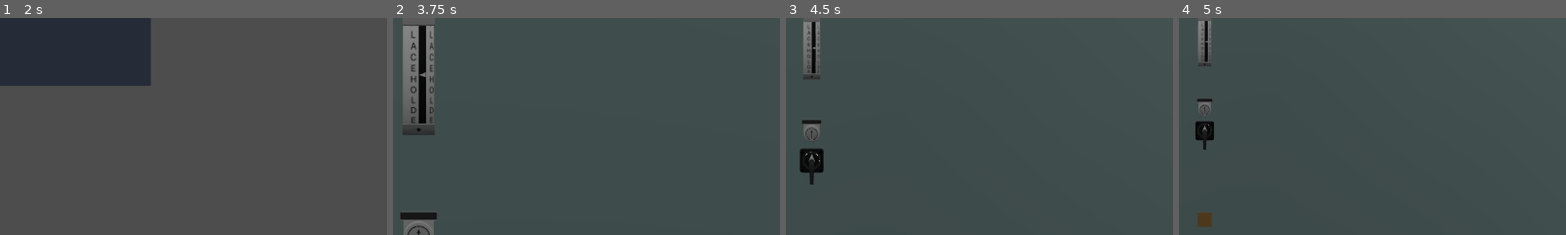
Above: before the commit, frames 1-4 (left to right).
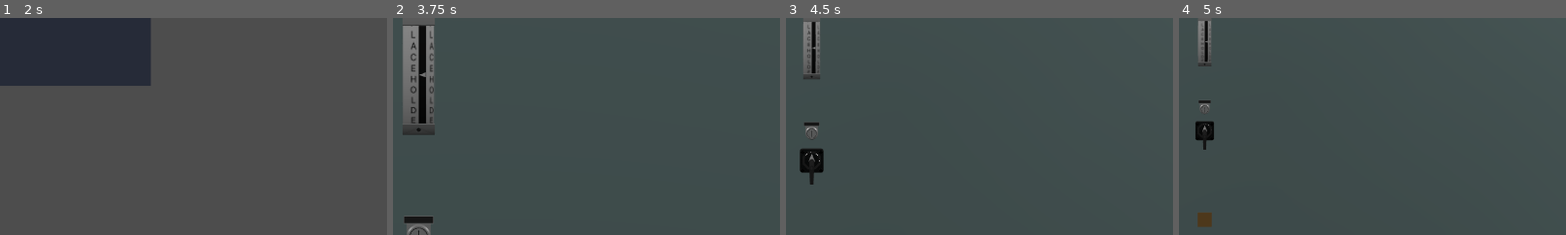
Above: after the commit, the same moments.

Repository: OpenLWR/OpenLWR
Game: Godot game, scene res://lobby.tscn
The game is run twice, just before and just after one commit, with the same random seed, the same clock (stepped at 60 frames per second) and the same inputs.
Inputs (mouse positions are % of the whole screen's width and height, from its top left):
- Up to frame 1 (2 s): click (33, 9) at 0.52 s; type "Alex" at 0.6 s; click (33, 20) at 0.75 s; type "Alex" at 0.83 s; click "Dev Test" at 1.25 s
- Up to frame 2 (3.75 s): click "Join that one thing" at 2 s; click "Continue" at 2.75 s; tap Enter at 3.5 s; move the mouse to (45, 70) at 3.52 s; hold W (move_up) from 3.53 s (still down); hold E (zoom) from 3.53 s (still down); click (45, 70) at 3.67 s
- Up to frame 3 (4.5 s): keep holding W (move_up); tap Space at 4.25 s; move the mouse to (80, 65) at 4.27 s; release E (zoom) at 4.28 s; tap E (zoom) at 4.35 s
- Up to frame 4 (5 s): keep holding W (move_up)
The pictures show only the part of the screen within x 47-97%, y 50-100%; the shares and areas given below are measured in that part.

Frame 1 is identical in both runs. In frame 2, 0.5% of the frame differs, in the area x 2-12%, y 89-100%; in frame 3, 0.2%; in frame 4, 0.1%.

Commit message:
add aya's selector switch model

Diff:
--- a/Assets/Components/Switches/Selector Switch/selector_switch.tscn
+++ b/Assets/Components/Switches/Selector Switch/selector_switch.tscn
@@ -12,49 +12,47 @@
 transform = Transform3D(-1, 0, 8.74228e-08, 0, 1, 0, -8.74228e-08, 0, -1, 0, 0, 0)
 script = ExtResource("1_w2284")
 
-[node name="selector_switch" parent="." instance=ExtResource("1_jfk0h")]
-transform = Transform3D(4.83786e-17, 1.10677e-09, -0.02532, 0.02532, -1.10677e-09, 0, -1.10677e-09, -0.02532, -1.10677e-09, 0, 0, 0)
+[node name="selector_switch" parent="." instance=ExtResource("4_o0pj7")]
+transform = Transform3D(-1, 8.74228e-08, 3.82137e-15, 0, -4.37114e-08, 1, 8.74228e-08, 1, 4.37114e-08, -1.38783e-11, 0, -0.00015875)
 
-[node name="Handle" parent="selector_switch" index="0"]
-transform = Transform3D(1, 8.47033e-21, 1.77636e-14, 1.77636e-14, -3.57628e-07, -1, -1.69407e-21, 1, -3.57628e-07, 0, 0, 0)
+[node name="Base" parent="selector_switch" index="0"]
 material_override = ExtResource("2_jm5jg")
 
-[node name="Cube_Cube_002" parent="selector_switch/Handle" index="0"]
-transform = Transform3D(1, 8.47033e-22, 0, -8.47033e-22, 1, -2.84217e-14, -7.10543e-15, 2.84217e-14, 1, 0, 0, 0)
+[node name="Handle" parent="selector_switch" index="1"]
+transform = Transform3D(1, 3.48683e-35, 0, 0, -3.57628e-07, -1, 0, 1, -3.57628e-07, 0, 0, -4.88111e-05)
 material_override = ExtResource("2_jm5jg")
 
-[node name="CSGTorus3D" type="CSGTorus3D" parent="selector_switch/Handle" index="1"]
-transform = Transform3D(1, 0, -6.35275e-22, -8.47033e-22, -3.57628e-07, 1, -7.10543e-15, -1, -3.57628e-07, 0, 0, 0)
-inner_radius = 0.505
-outer_radius = 0.565
+[node name="CSGBox3D" type="CSGBox3D" parent="selector_switch/Handle" index="0"]
+transform = Transform3D(7.86804e-10, 0.018, 1.57357e-09, 0.0179995, -7.86789e-10, -5.65035e-09, -5.65035e-09, 1.57361e-09, -0.0179995, 4.42836e-05, 0.000113114, -0.000710284)
+size = Vector3(0.988281, 0.147217, 0.05)
+material = ExtResource("3_ym3f2")
+
+[node name="CSGBox3D" type="CSGBox3D" parent="selector_switch"]
+transform = Transform3D(-1, -8.74228e-08, -3.82137e-15, 8.74228e-08, -1, -8.74228e-08, 3.82137e-15, -8.74228e-08, 1, -9.60219e-05, 0.0134853, 0.020028)
+size = Vector3(0.0361328, 0.002, 0.00805664)
+material = ExtResource("3_ym3f2")
+
+[node name="CSGTorus3D" type="CSGTorus3D" parent="selector_switch"]
+transform = Transform3D(-4.52975e-16, 5.53386e-09, -0.02532, -7.94836e-09, 0.02532, 5.53385e-09, 0.02532, 7.94836e-09, 1.28419e-15, -3.59069e-10, 0.00433464, 4.88099e-05)
+inner_radius = 0.402286
+outer_radius = 0.446371
 sides = 24
 ring_sides = 3
 material = ExtResource("3_ym3f2")
 
-[node name="CSGPolygon3D" type="CSGPolygon3D" parent="selector_switch/Handle" index="2"]
-transform = Transform3D(1, 1.86347e-20, 0, -3.38813e-21, 1, -8.52651e-14, -7.4607e-14, 8.52651e-14, 1, -0.346, -0.0523734, -0.095)
-polygon = PackedVector2Array(0, 0.079, 0.55, 0.079, 0.55, 0.15, 0.75, 0.055, 0.55, -0.05, 0.55, 0.02, 0, 0.02)
-depth = 0.05
-material = ExtResource("3_ym3f2")
+[node name="Left" type="StaticBody3D" parent="selector_switch"]
+transform = Transform3D(-1, -2.5411e-21, 8.74228e-08, 8.74228e-08, -4.37114e-08, 1, 3.82137e-15, 1, 4.37114e-08, -0.013, 0.000158751, 6.93923e-12)
 
-[node name="CSGBox3D" type="CSGBox3D" parent="."]
-transform = Transform3D(1, 0, 0, 0, -4.37114e-08, 1, 0, -1, -4.37114e-08, 9.60231e-05, 0.0248156, 0.0133266)
-size = Vector3(0.0458984, 0.002, 0.00939941)
-material = ExtResource("3_ym3f2")
-
-[node name="Left" type="StaticBody3D" parent="."]
-transform = Transform3D(1, 0, 0, 0, 1, 0, 0, 0, 1, 0.013, 0, 0)
-
-[node name="CollisionShape3D" type="CollisionShape3D" parent="Left"]
+[node name="CollisionShape3D" type="CollisionShape3D" parent="selector_switch/Left"]
 shape = SubResource("BoxShape3D_isvvb")
 
-[node name="Right" type="StaticBody3D" parent="."]
-transform = Transform3D(1, 0, 0, 0, 1, 0, 0, 0, 1, -0.013, 0, 0)
+[node name="Right" type="StaticBody3D" parent="selector_switch"]
+transform = Transform3D(-1, -2.5411e-21, 8.74228e-08, 8.74228e-08, -4.37114e-08, 1, 3.82137e-15, 1, 4.37114e-08, 0.013, 0.000158749, 6.93913e-12)
 
-[node name="CollisionShape3D" type="CollisionShape3D" parent="Right"]
+[node name="CollisionShape3D" type="CollisionShape3D" parent="selector_switch/Right"]
 shape = SubResource("BoxShape3D_isvvb")
 
-[connection signal="input_event" from="Left" to="." method="switch_click_left"]
-[connection signal="input_event" from="Right" to="." method="switch_click_right"]
+[connection signal="input_event" from="selector_switch/Left" to="." method="switch_click_left"]
+[connection signal="input_event" from="selector_switch/Right" to="." method="switch_click_right"]
 
 [editable path="selector_switch"]
Binary file changed: Assets/Components/Switches/Selector Switch/selector_switch.glb
Not shown, changed: Assets/Components/Switches/Selector Switch/selector_switch.glb.import
Not shown: 1 places in Assets/Components/Switches/Selector Switch/selector_switch.tscn that only renumber resources
